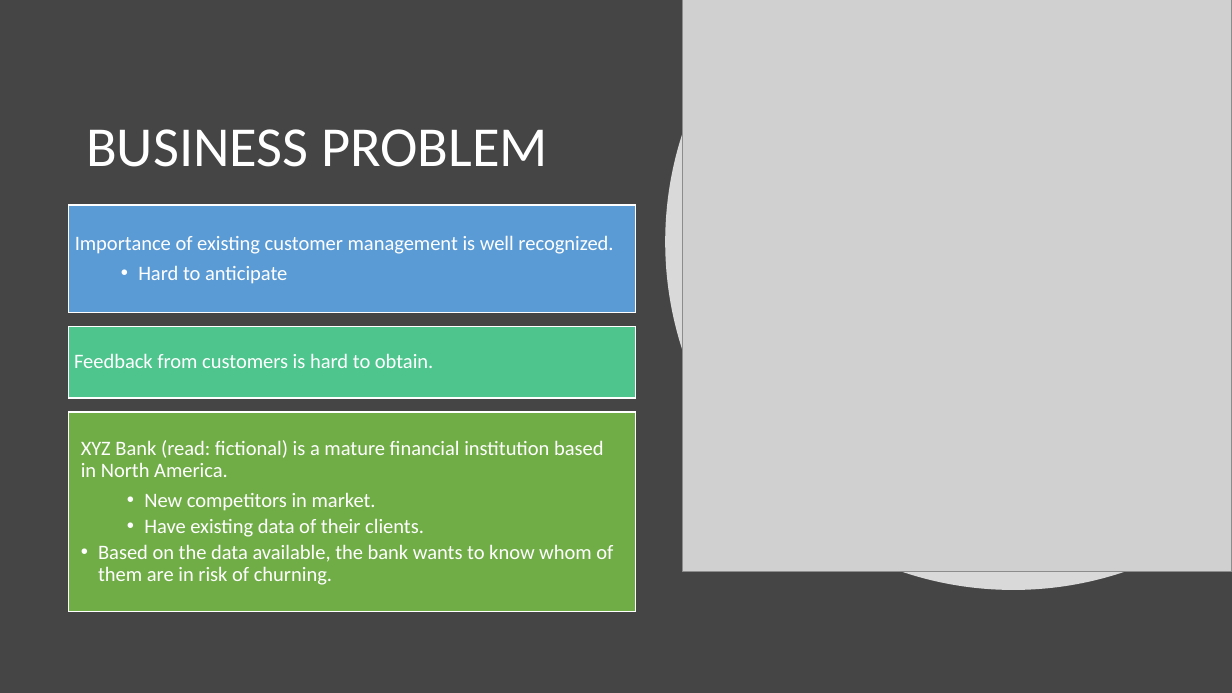
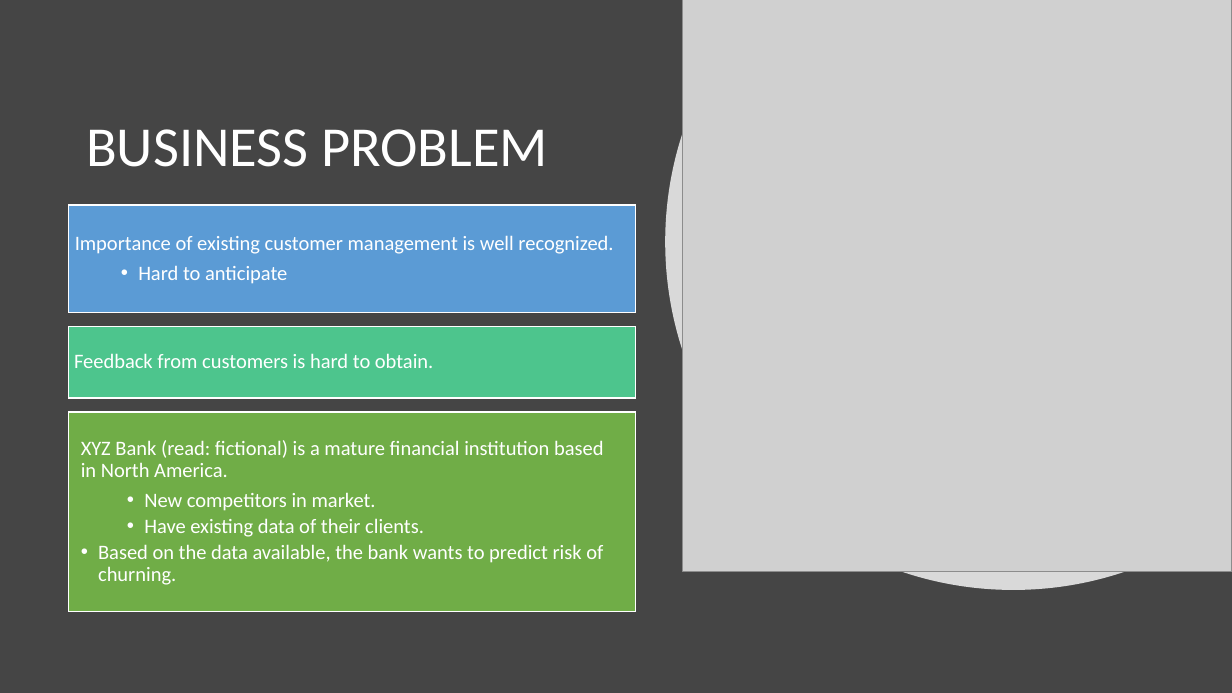
Before and after one commit to tamjid-ahsan/capstone_customer_churn, a slide deck: slide 3 of presentation.pptx. Drawn at 1232x693 pixels with LibreOffice and Linux fonts; fonts in the diff are those of the drawing; grey boxes stand for pictures. Boxes give left, top, right and bottom in pixels: in the first picture for what was removed or moved away, otherwise in the second. Text is boxed around its words. In the diff, an @@ line names an element or a change of style, - is before the commit and + after.

```diff
--- a/presentation.pptx
+++ b/presentation.pptx
@@ text in rectangle at (x1=98, y1=544, x2=603, y2=585): text changed @@
-  • Based on the data available, the bank wants to know whom of them are in risk of churning.
+  • Based on the data available, the bank wants to predict risk of churning.
```
Also in this commit, not shown: 2 other slides changed.
